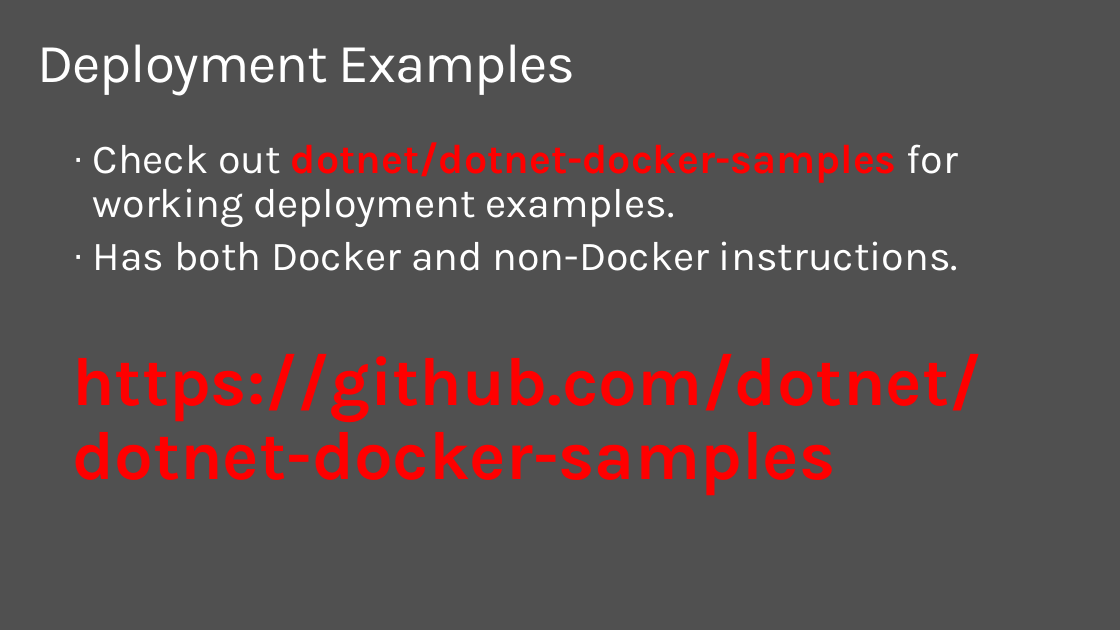
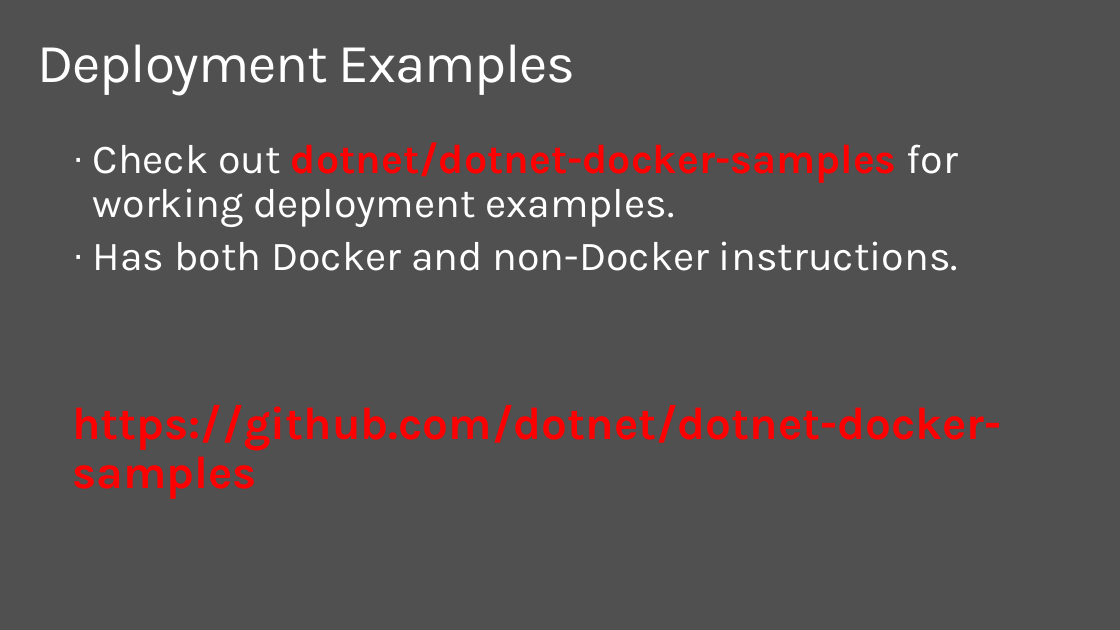
Before and after one commit to dotnet-presentations/dotnetcore-workshop, a slide deck: slide 44 of 1-Overview-Tools-Acquisition/netcore-workshop-overview-tools.pptx (slide 37 before the commit). Drawn at 1120x630 pixels with LibreOffice and Linux fonts; fonts in the diff are those of the drawing; background and template pictures are left out. Boxes give left, top, right and bottom in pixels: in the first picture for what was removed or moved away, otherwise in the second. Text is boxed around its words. In the diff, an @@ line names an element or a change of style, - is before the commit and + after.

```diff
--- a/1-Overview-Tools-Acquisition/netcore-workshop-overview-tools.pptx
+++ b/1-Overview-Tools-Acquisition/netcore-workshop-overview-tools.pptx
@@ text at (x1=72, y1=405, x2=1002, y2=499): size 60 to 40 pt in "https://github.com/dotnet/dotnet-docker-samples"; less space between paragraphs @@
```
Also in this commit, not shown: 19 other slides changed, 3 slides added, 5 slides removed.
